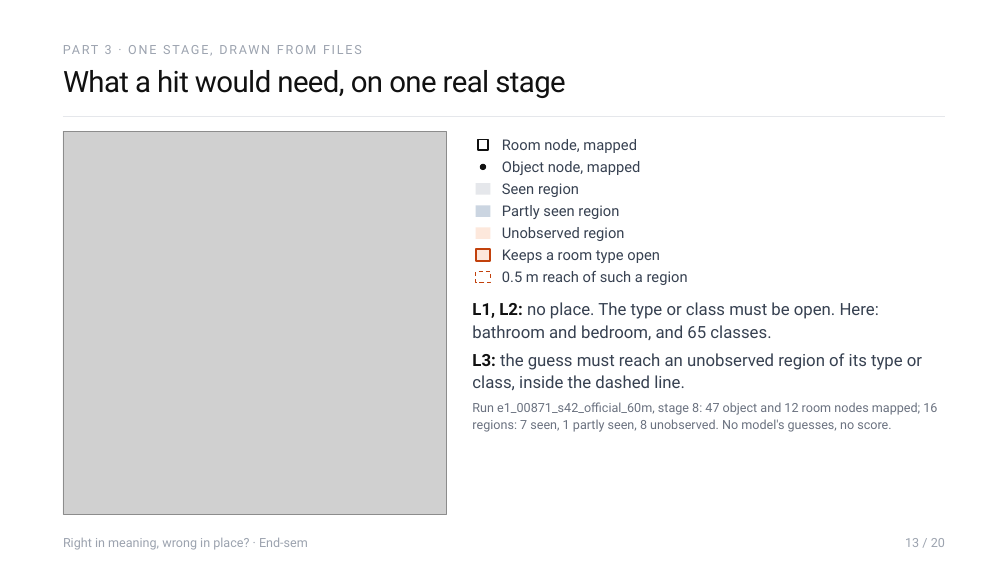
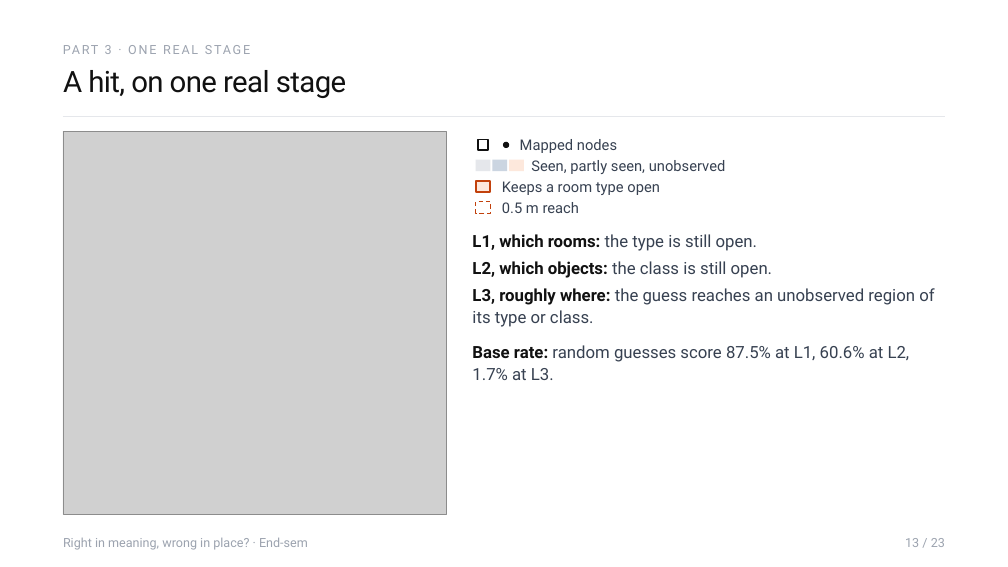
Before and after one commit to Sher110106/validity-aware-active-semantic-exploration, a slide deck: slide 13 of docs/endsem_2026-11/ASP_Endsem.pptx. Drawn at 1008x567 pixels with LibreOffice and Linux fonts; fonts in the diff are those of the drawing; grey boxes stand for pictures. Boxes give left, top, right and bottom in pixels: in the first picture for what was removed or moved away, otherwise in the second. Text is boxed around its words. In the diff, an @@ line names an element or a change of style, - is before the commit and + after.

```diff
--- a/docs/endsem_2026-11/ASP_Endsem.pptx
+++ b/docs/endsem_2026-11/ASP_Endsem.pptx
@@ text at [63, 70, 346, 98]: text changed @@
-What a hit would need, on one real stage
+A hit, on one real stage
@@ ellipse: place and size @@
-ellipse at [480, 164, 486, 170]
+ellipse at [503, 142, 509, 148]
@@ text at [520, 139, 617, 153]: text changed @@
-Room node, mapped
+Mapped nodes
@@ rectangle: place and size @@
-rectangle at [476, 206, 490, 217]
+rectangle at [476, 160, 490, 171]
@@ rectangle at [476, 160, 490, 171]: fill #CBD5E1 to #E5E7EB @@
@@ rectangle: place and size @@
-rectangle at [476, 183, 490, 194]
+rectangle at [492, 160, 507, 171]
@@ rectangle at [492, 160, 507, 171]: fill #E5E7EB to #CBD5E1 @@
@@ text removed at [502, 161, 641, 175] @@
-Object node, mapped
@@ rectangle: place and size @@
-rectangle at [476, 228, 490, 239]
+rectangle at [510, 160, 524, 171]
@@ text at [531, 160, 726, 174]: text changed @@
-Partly seen region
+Seen, partly seen, unobserved
@@ 2 rectangles, 1 text: place and size @@
-2 rectangles, 1 text at [476, 249, 660, 283]
+2 rectangles, 1 text at [476, 181, 660, 213]
@@ text at [502, 202, 579, 213]: text changed @@
-0.5 m reach of such a region
+0.5 m reach
@@ text removed at [502, 183, 579, 197] @@
-Seen region
@@ text added at [472, 234, 757, 251], 16 pt, text #374151 @@
+L1, which rooms: the type is still open.
@@ text removed at [502, 227, 625, 241] @@
-Unobserved region
@@ text added at [472, 261, 773, 278], 16 pt, text #374151 @@
+L2, which objects: the class is still open.
@@ text at [472, 288, 934, 327]: text changed @@
-L3: the guess must reach an unobserved region of its type or class, inside the dashed line.
+L3, roughly where: the guess reaches an unobserved region of its type or class.
@@ text at [472, 345, 910, 380]: text changed @@
-L1, L2: no place. The type or class must be open. Here: bathroom and bedroom, and 65 classes.
+Base rate: random guesses score 87.5% at L1, 60.6% at L2, 1.7% at L3.
@@ text removed at [472, 402, 937, 432] @@
-Run e1_00871_s42_official_60m, stage 8: 47 object and 12 room nodes mapped; 16 regions: 7 seen, 1 partly seen, 8 unobserved. No model's guesses, no score.
@@ text at [905, 538, 945, 547]: text changed @@
-13 / 20
+13 / 23
```
Also in this commit, not shown: 13 other slides changed, 12 slides added, 7 slides removed, 7 other files.
